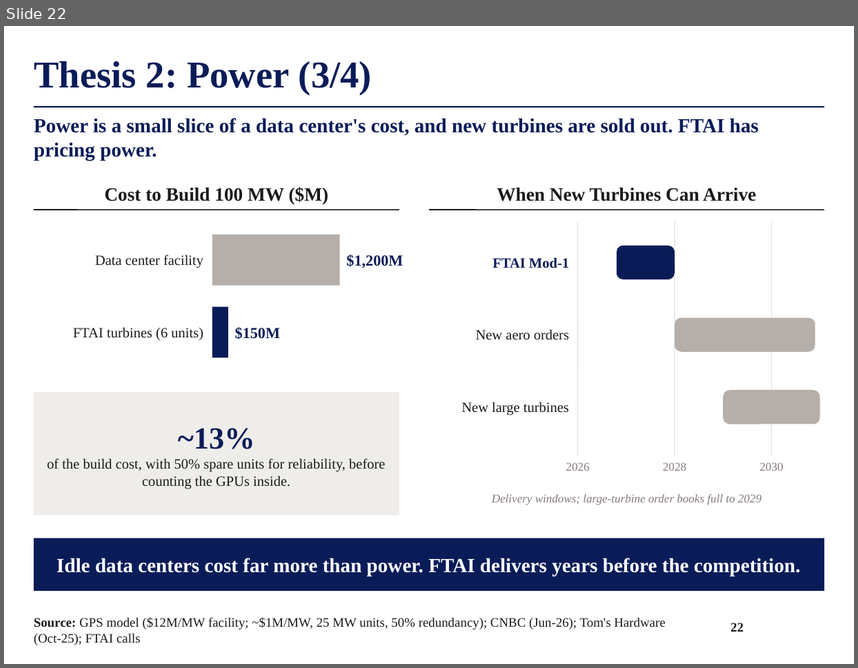
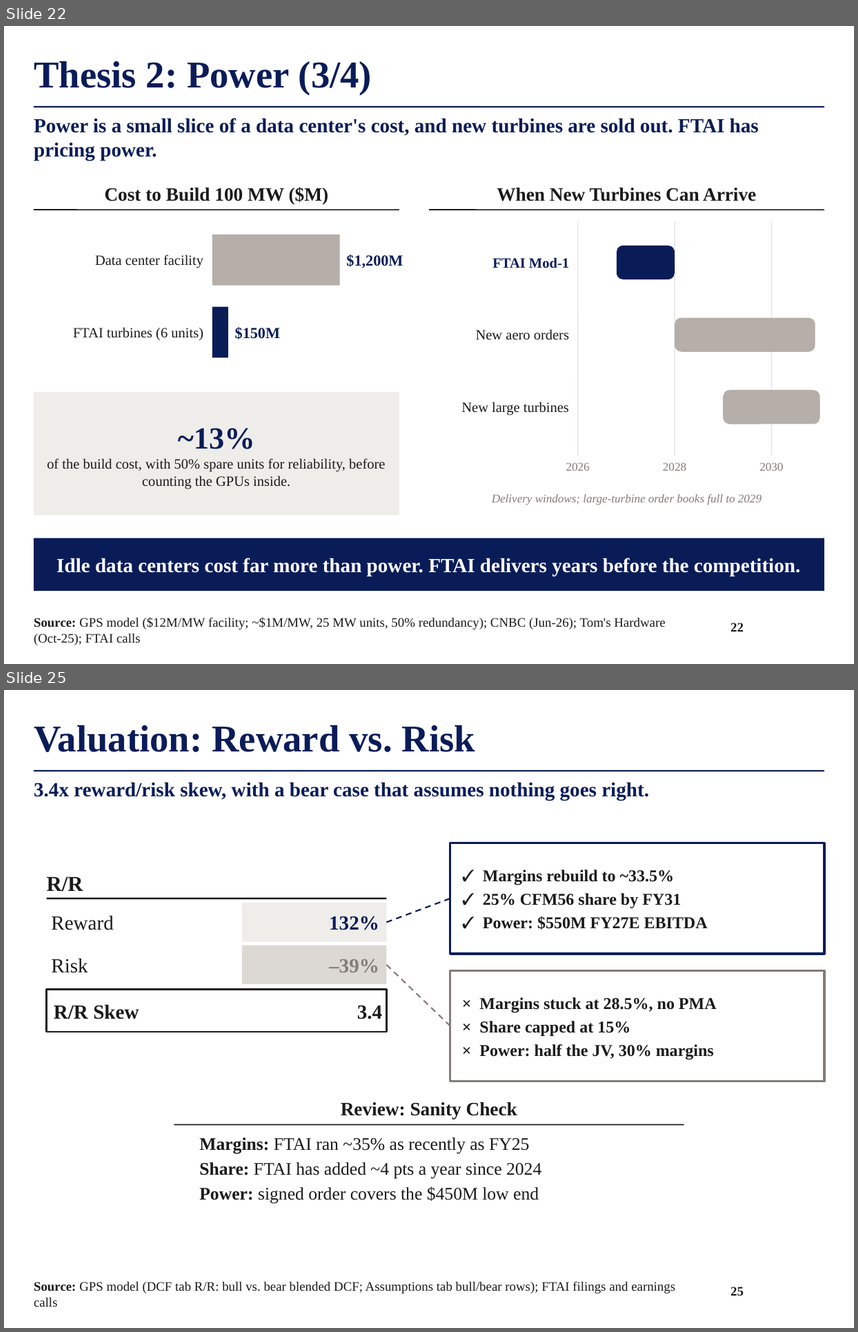
Before and after one commit to maxlsmls-dot/SPOT, a slide deck: deck/FTAI_Long_Pitch.pptx. Shown one above the other, each under a label of ours: slide 22 before the commit, slides 22 and 25 after it; the slides between them are not shown. The pictures are 858x668 and 858x1332 pixels, drawn with LibreOffice and Linux fonts; fonts in the diff are those of the drawing; background and template pictures are left out. Boxes give left, top, right and bottom in pixels: in the first picture for what was removed or moved away, otherwise in the second. Text is boxed around its words. In the diff, an @@ line names an element or a change of style, - is before the commit and + after.

```diff
--- a/deck/FTAI_Long_Pitch.pptx
+++ b/deck/FTAI_Long_Pitch.pptx
@@ slide 25 added at <box>4,690,854,1328</box>, background #FFFFFF; not listed: 1 template element that a slide beside it also shows @@
@@ title added at <box>34,725,475,752</box>, 32 pt, text #0A1C58, bold @@
+Valuation: Reward vs. Risk
@@ text added at <box>34,782,649,800</box>, 17 pt, text #0A1C58, bold @@
+3.4x reward/risk skew, with a bear case that assumes nothing goes right.
@@ rectangle added at <box>450,843,824,954</box>, outline #0A1C58 2 pt, 14 pt, text #1A1A1A, bold @@
+✓ Margins rebuild to ~33.5%
+✓ 25% CFM56 share by FY31
+✓ Power: $550M FY27E EBITDA
@@ text added at <box>47,876,83,891</box>, 18 pt, text #1A1A1A, bold @@
+R/R
@@ line added from (47, 898) to (386, 898), #1A1A1A 1.5 pt @@
@@ text added at <box>51,915,114,930</box>, 17 pt, text #1A1A1A @@
+Reward
@@ rectangle added at <box>242,903,386,942</box>, fill #EFEDEA, 17 pt, text #0A1C58, bold @@
+132%
@@ line added from (386, 922) to (450, 898), #0A1C58 1.25 pt dashed @@
@@ text added at <box>51,958,87,973</box>, 17 pt, text #1A1A1A @@
+Risk
@@ rectangle added at <box>242,945,386,984</box>, fill #DCD8D3, 17 pt, text #847C7A, bold @@
+–39%
@@ line added from (386, 965) to (450, 1026), #847C7A 1.25 pt dashed @@
@@ rectangle added at <box>450,971,824,1081</box>, outline #847C7A 2 pt, 14 pt, text #1A1A1A, bold @@
+× Margins stuck at 28.5%, no PMA
+× Share capped at 15%
+× Power: half the JV, 30% margins
@@ rectangle added at <box>47,989,386,1032</box>, outline #1A1A1A 1.5 pt, 17 pt, text #1A1A1A, bold @@
+R/R Skew
@@ text added at <box>357,1005,382,1019</box>, 17 pt, text #1A1A1A, bold @@
+3.4
@@ text added at <box>341,1102,517,1118</box>, 16 pt, text #1A1A1A, bold @@
+Review: Sanity Check
@@ line added from (174, 1125) to (684, 1125), #1A1A1A 1 pt @@
@@ text added at <box>199,1137,542,1203</box>, 15 pt, text #1A1A1A @@
+• Margins: FTAI ran ~35% as recently as FY25
+• Share: FTAI has added ~4 pts a year since 2024
+• Power: signed order covers the $450M low end
@@ text added at <box>34,1281,675,1306</box>, 11 pt, text #1A1A1A @@
+Source: GPS model (DCF tab R/R: bull vs. bear blended DCF; Assumptions tab bull/bear rows); FTAI filings and earnings calls
@@ page number added at <box>731,1286,744,1295</box>, 11 pt, text #1A1A1A, bold @@
+25
```
Also in this commit, not shown: 1 other file.
